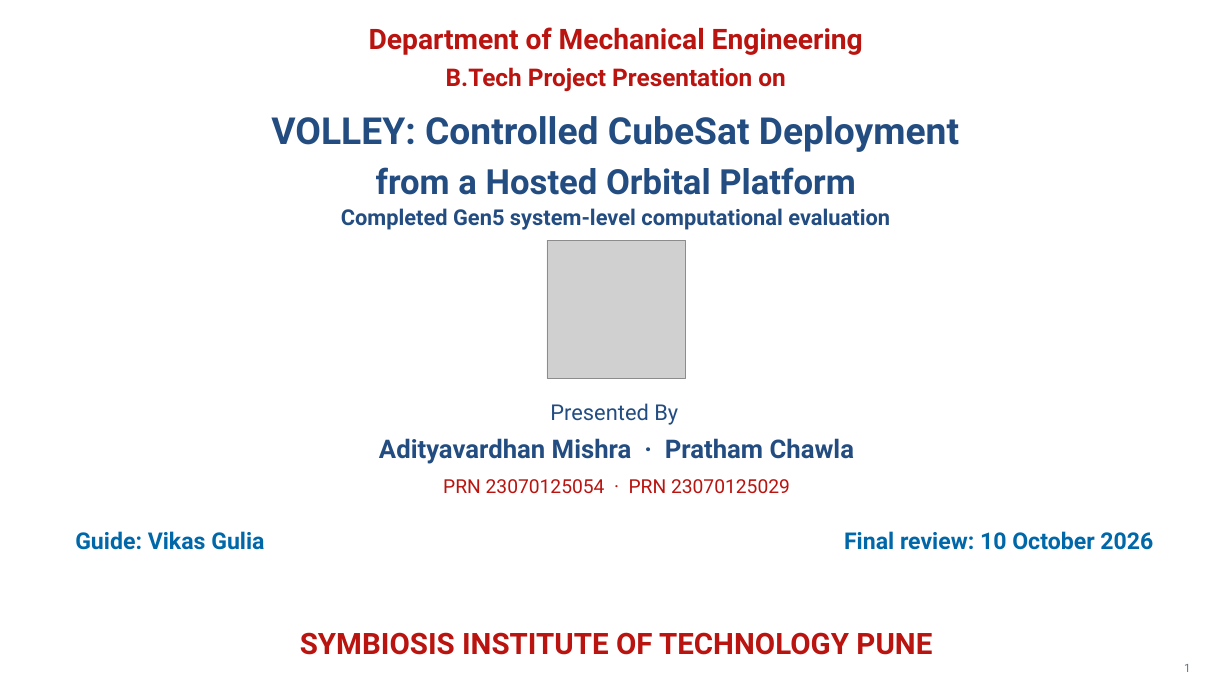
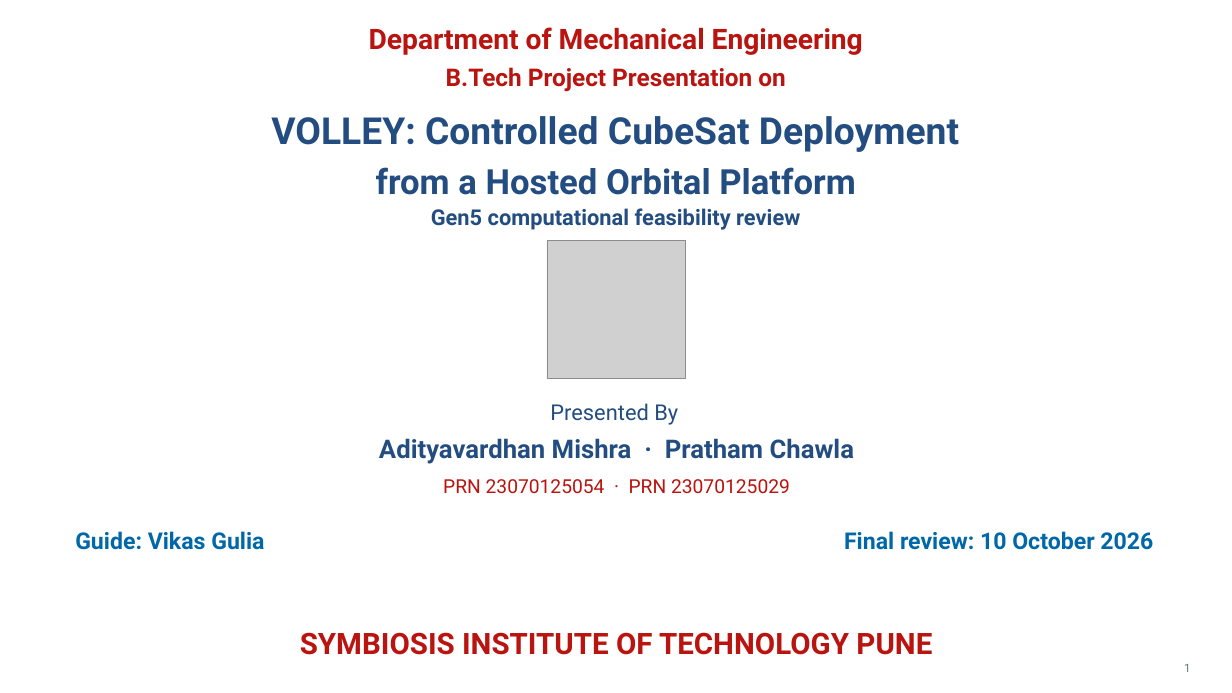
Before and after one commit to aaaaaaaaaaaavm/VOLLEY-thesis, a slide deck: slide 1 of university/final_review_2026_10_10/VOLLEY_Final_Review_2026-10-10.pptx. Drawn at 1232x693 pixels with LibreOffice and Linux fonts; fonts in the diff are those of the drawing; grey boxes stand for pictures. Boxes give left, top, right and bottom in pixels: in the first picture for what was removed or moved away, otherwise in the second. Text is boxed around its words. In the diff, an @@ line names an element or a change of style, - is before the commit and + after.

Commit message:
Prepare honest Gen5 final-review presentation and offline pack

```diff
--- a/university/final_review_2026_10_10/VOLLEY_Final_Review_2026-10-10.pptx
+++ b/university/final_review_2026_10_10/VOLLEY_Final_Review_2026-10-10.pptx
@@ text at [431,208,800,230]: text changed @@
-Completed Gen5 system-level computational evaluation
+Gen5 computational feasibility review
```
Also in this commit, not shown: 9 other slides changed, 15 other files.
